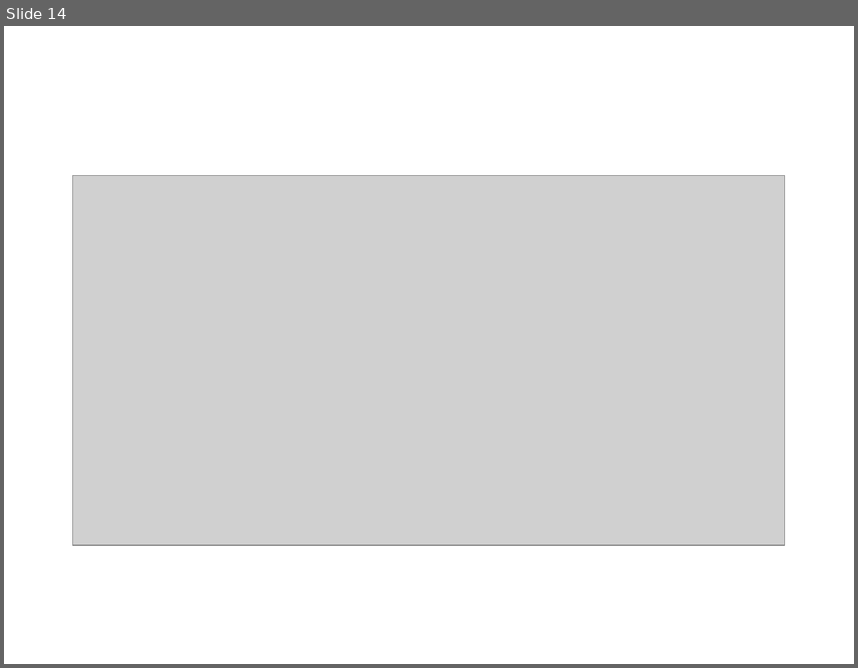
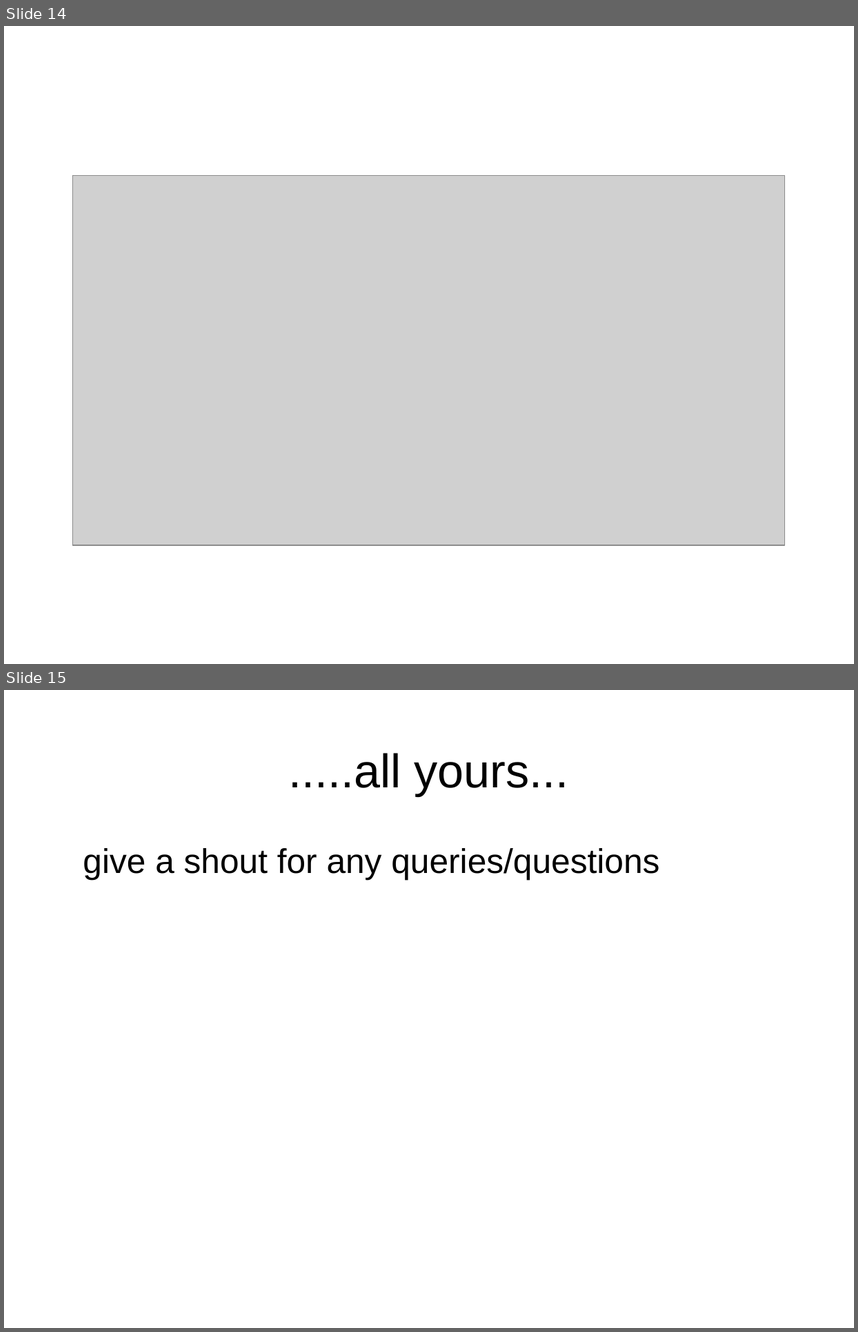
Before and after one commit to hellodk/ansible-meetup-bangalore, a slide deck: Contributing _to_Ansible.odp. Shown one above the other, each under a label of ours: slide 14 before the commit, slides 14 and 15 after it. The pictures are 858x668 and 858x1332 pixels, drawn with LibreOffice and Linux fonts; fonts in the diff are those of the drawing; grey boxes stand for pictures. Boxes give left, top, right and bottom in pixels: in the first picture for what was removed or moved away, otherwise in the second. Text is boxed around its words. In the diff, an @@ line names an element or a change of style, - is before the commit and + after.

```diff
--- a/Contributing _to_Ansible.odp
+++ b/Contributing _to_Ansible.odp
@@ slide 15 added at (4, 690, 854, 1328), background #FFFFFF @@
@@ title added at (289, 753, 568, 796), 44 pt, text #000000 @@
+.....all yours...
@@ text added at (83, 848, 660, 880), 32 pt, text #000000 @@
+give a shout for any queries/questions
```
Also in this commit, not shown: 5 slides changed, 1 other file.
